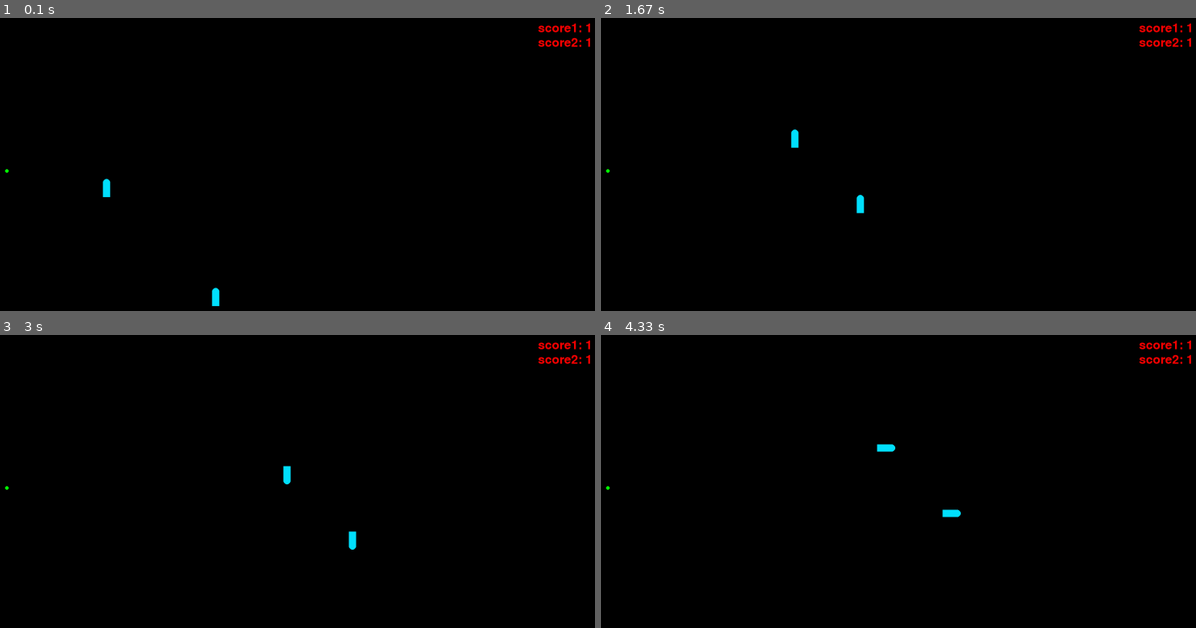
Above: before the commit, frames 1-4 (two rows, left to right).
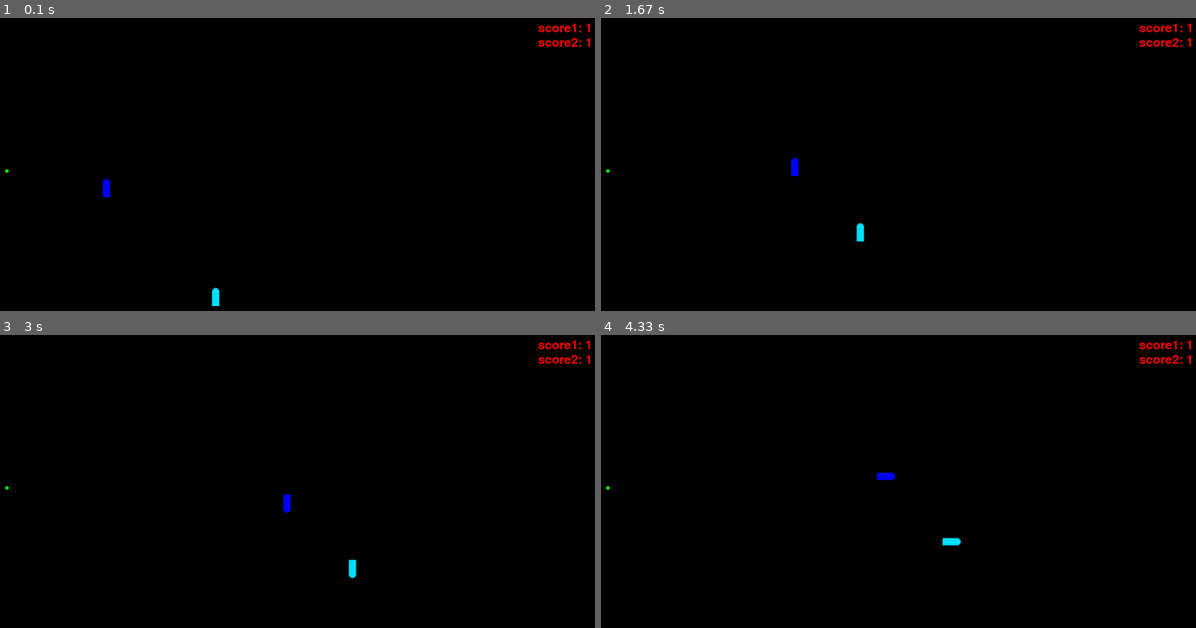
Above: after the commit, the same moments.

Repository: Tijan-cyber/snake_game
Game: pygame game, started from pygame_snejk.py
Same seed, same stepped clock (60 frames per second), same inputs: the game is played once before the commit and once after it.
Inputs:
- Up to frame 1 (0.1 s): no input
- Up to frame 2 (1.67 s): hold R 0.33-0.8 s; hold Right 0.33-0.8 s; hold Right 0.83-1.3 s; hold D 0.83-1.3 s; hold Up 1.33-1.63 s; hold W 1.33-1.63 s
- Up to frame 3 (3 s): hold Right 1.67-2.13 s; hold D 1.67-2.13 s; hold Down from 2.73 s (still down); hold S from 2.73 s (still down)
- Up to frame 4 (4.33 s): release Down at 3.03 s; release S at 3.03 s; hold Left 3.07-3.47 s; hold A 3.07-3.47 s; hold Up 3.5-3.87 s; hold W 3.5-3.87 s; hold Right from 3.9 s (still down); hold D from 3.9 s (still down)

The runs differ from the first frame. In frame 1, less than 0.1% of the frame differs, in the area x 17-19%, y 54-62%; in frame 2, 0.3%; in frame 3, 0.3%, in the area x 47-60%, y 44-84%; in frame 4, 0.3%.

Commit message:
multiplayer z restart opcijo

Diff:
--- a/pygame_snejk.py
+++ b/pygame_snejk.py
@@ -232,6 +232,12 @@
 
 
 
+	def restart(self):
+		self.pozicije1=[[914, 804], [912, 804], [910, 804], [908, 804], [906, 804], [904, 804], [902, 804], [900, 804], [898, 804], [896, 804], [894, 804]]
+		self.pozicije2=[[614, 504], [612, 504], [610, 504], [608, 504], [606, 504], [604, 504], [602, 504], [600, 504], [598, 504], [596, 504], [594, 504]]
+		self.hrana = [350, 450]
+
+
 	def igranje(self):
 		while (self.znotraj1 or self.znotraj2) and self.igra:
 			clock.tick(120)
@@ -266,6 +272,10 @@
 
 					if event.key == pygame.K_RIGHT:
 						self.sprememba_smeri_puscice("d")
+
+
+					if event.key == pygame.K_r:
+						self.restart()
 
 			screen.fill(bg)
 
@@ -338,17 +348,17 @@
 				try:
 					if self.pozicije2.index(i) == 0:
 						if self.smer2 == "levo":
-							pygame.draw.circle(screen, (0,225,255), (x,y+10), 10)  #SMER POMEMBNA
+							pygame.draw.circle(screen, (0,0,255), (x,y+10), 10)  #SMER POMEMBNA
 						elif self.smer2 == "desno":
-							pygame.draw.circle(screen, (0,225,255), (x+20,y+10), 10)  #SMER POMEMBNA
+							pygame.draw.circle(screen, (0,0,255), (x+20,y+10), 10)  #SMER POMEMBNA
 						elif self.smer2 == "gor":
-							pygame.draw.circle(screen, (0,225,255), (x+10,y), 10)  #SMER POMEMBNA
+							pygame.draw.circle(screen, (0,0,255), (x+10,y), 10)  #SMER POMEMBNA
 
 						elif self.smer2 == "dol":
-							pygame.draw.circle(screen, (0,225,255), (x+10,y+20), 10)  #SMER POMEMBNA
+							pygame.draw.circle(screen, (0,0,255), (x+10,y+20), 10)  #SMER POMEMBNA
 
 					else:
-						pygame.draw.rect(screen, (0,225,255), (x,y,20,20))
+						pygame.draw.rect(screen, (0,0,255), (x,y,20,20))
 				except Exception as e:
 					self.znotraj2 = False
 
